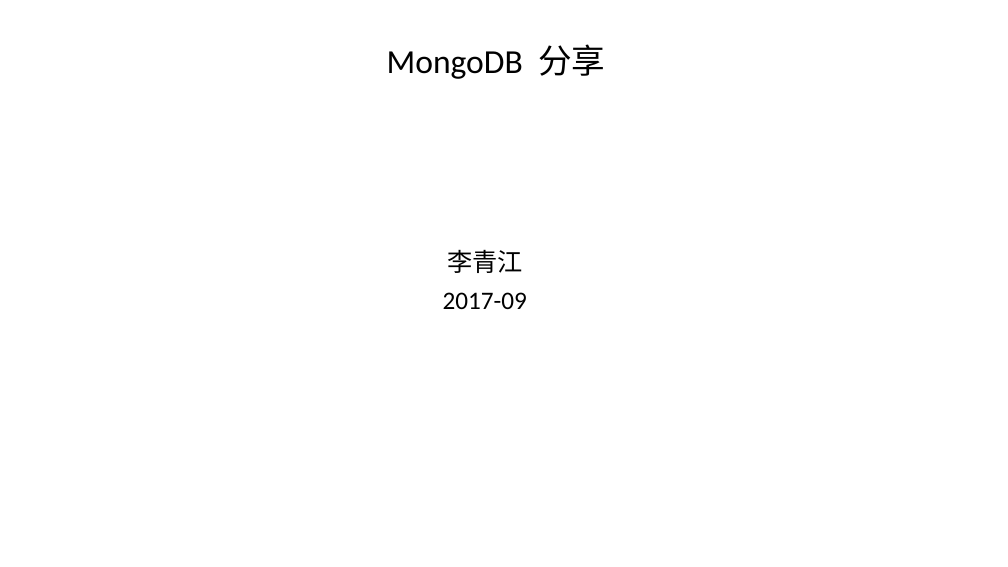
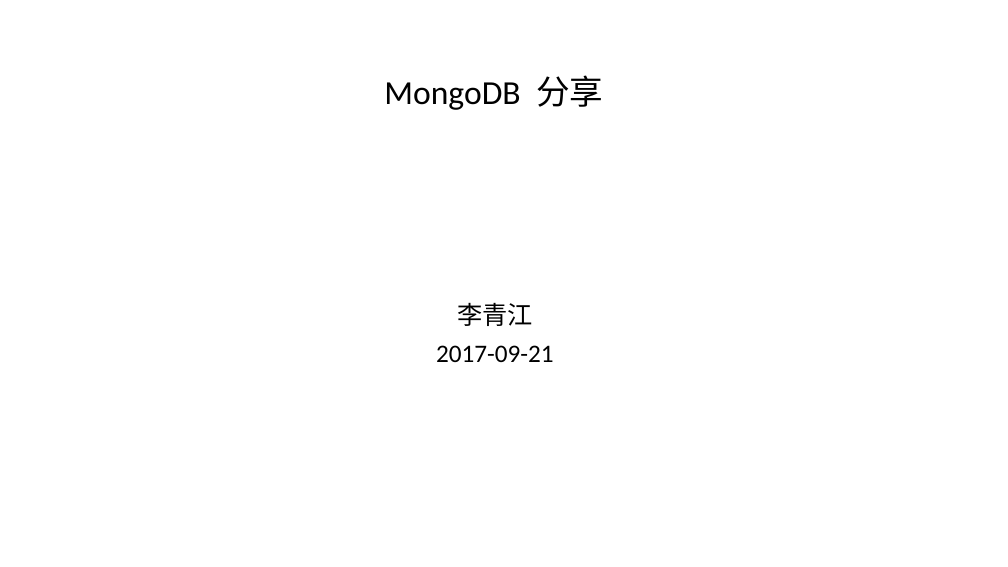
Before and after one commit to youaiwangyy/river, a slide deck: slide 1 of resources/MongoDB/mongodb.pptx. Drawn at 1008x567 pixels with LibreOffice and Linux fonts; fonts in the diff are those of the drawing. Boxes give left, top, right and bottom in pixels: in the first picture for what was removed or moved away, otherwise in the second. Text is boxed around its words. In the diff, an @@ line names an element or a change of style, - is before the commit and + after.

Commit message:
modify mongodb

```diff
--- a/resources/MongoDB/mongodb.pptx
+++ b/resources/MongoDB/mongodb.pptx
@@ title "MongoDB 分享": place and size @@
-title "MongoDB 分享" at <box>387,44,605,79</box>
+title "MongoDB 分享" at <box>384,75,603,110</box>
@@ subtitle "李青江": place and size @@
-subtitle "李青江" at <box>443,249,527,309</box>
+subtitle "李青江" at <box>436,302,553,362</box>
@@ subtitle at <box>436,345,553,362</box>: text changed @@
-2017-09
+2017-09-21
```
Also in this commit, not shown: 6 other slides changed, 1 slide added, 5 slides removed, 12 other files.
